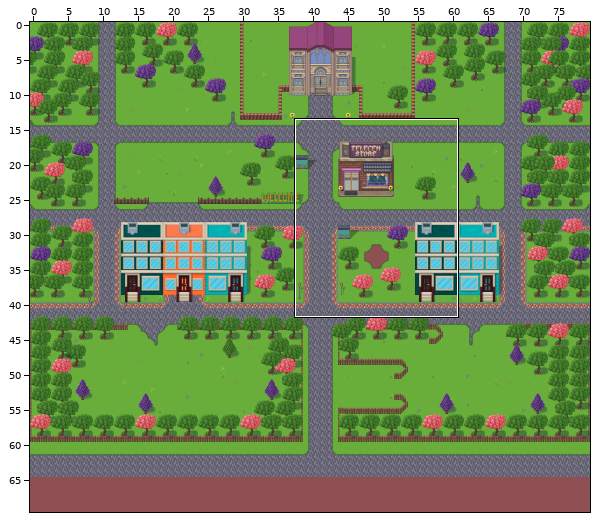
Tiled map: assets/tilemaps/blode.tmx. Above, an overview of the earlier version with the close-up marked.
Close-up. The starting point:
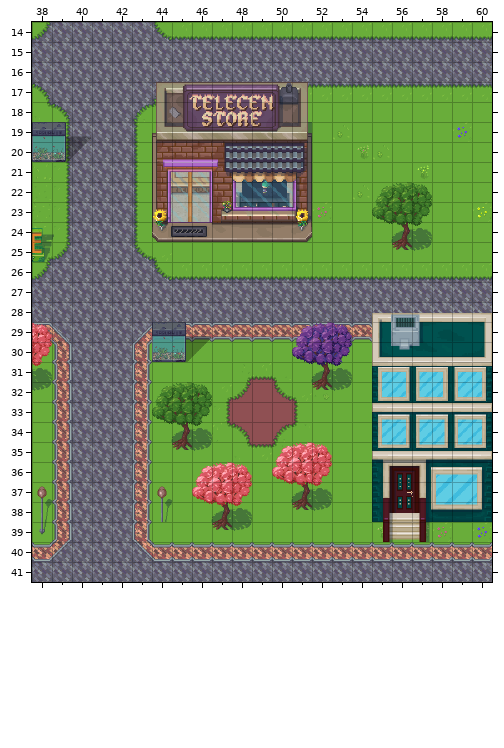
Cells are 32x32 px. Shown: x 38..60, y 14..41. The commit also changed other parts of the map, which this record leaves out. Tiles whose own drawing changed are shown in their newer look in all pictures.
After the commit:
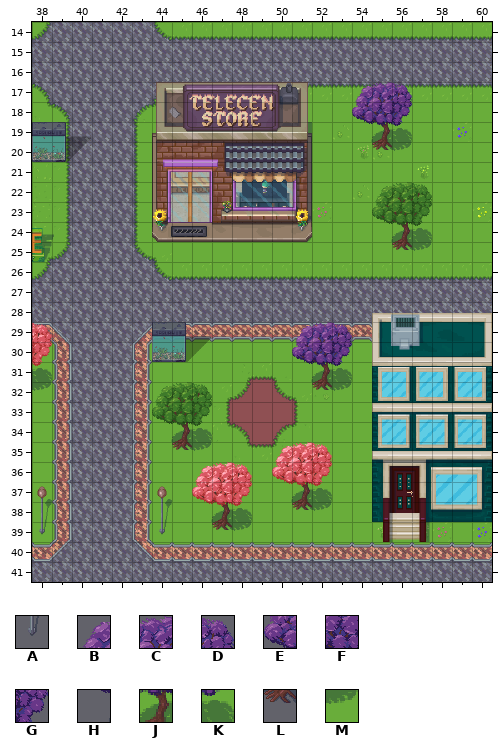
Key: from "blode": A 312, B 476, C 477, D 478, E 509, F 510, G 511, H 542, J 543, K 544, L 570, M 571.
_ is an empty cell.
See-through tiles are keyed as they look on the map.
Edits made:
Layer "World":
y 39: x 44 _ -> A
Layer "World2":
y 19: x 54..55 __ -> HJ
y 20: x 55 _ -> L
Layer "Above Player2":
y 17: x 54..56 ___ -> BCD
y 18: x 54..56 ___ -> EFG
y 19: x 56 _ -> K
y 20: x 56 _ -> M
